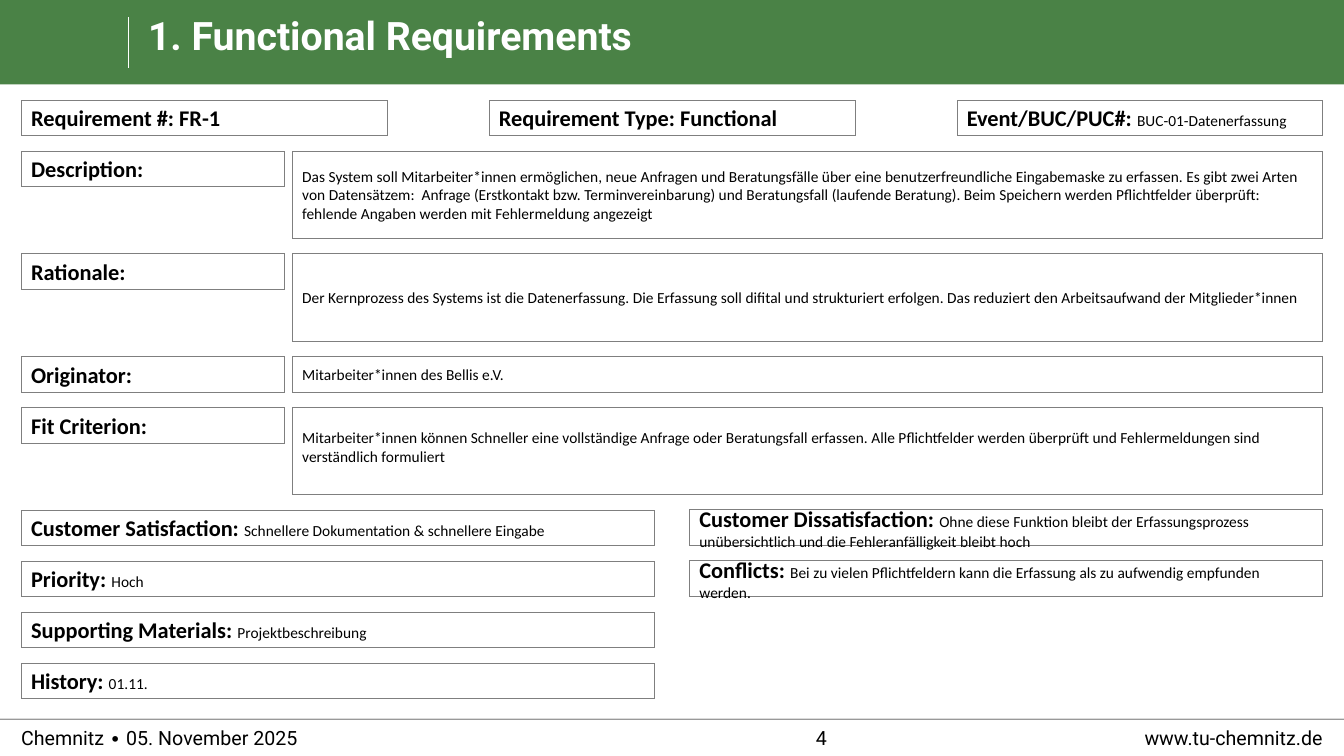
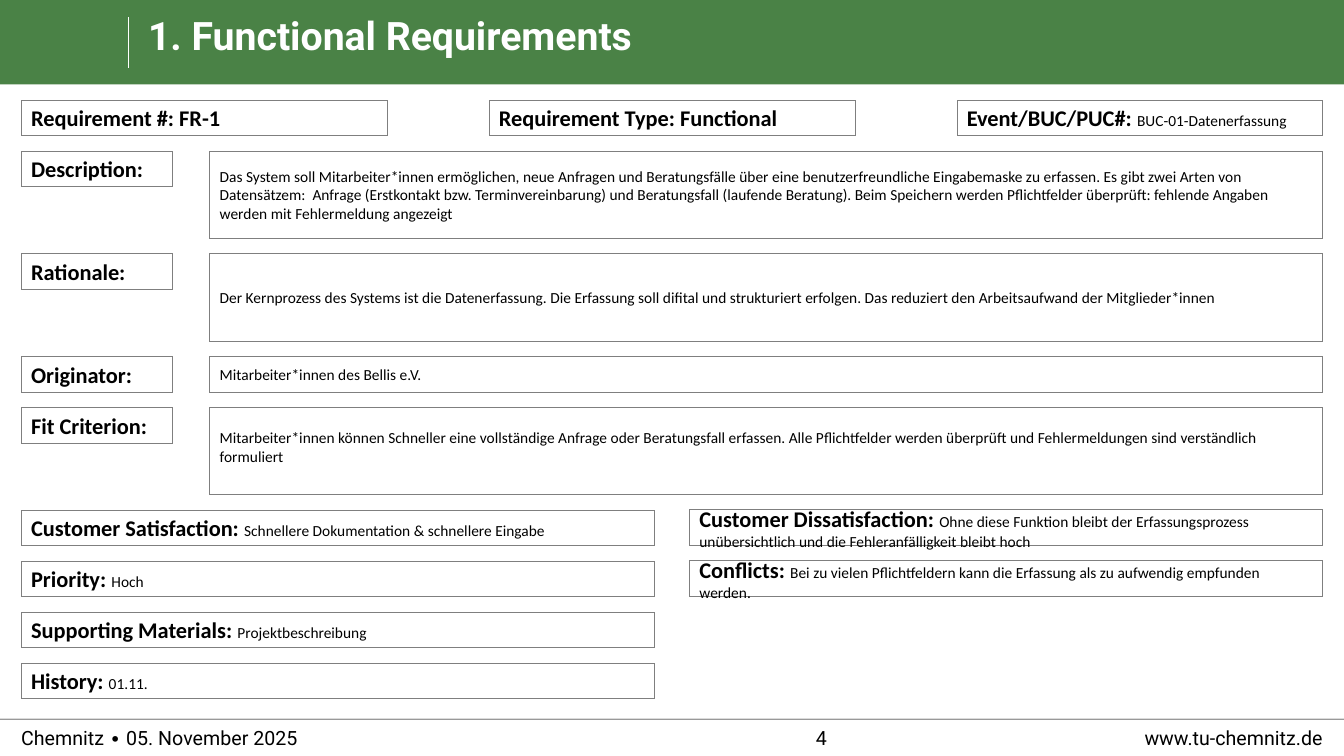
Before and after one commit to cojuwon/Praktikum-Softwareengineering-TU-Chemnitz, a slide deck: slide 4 of requirements/Snow_Cards.pptx. Drawn at 1344x756 pixels with LibreOffice and Linux fonts; fonts in the diff are those of the drawing; background and template pictures are left out. Boxes give left, top, right and bottom in pixels: in the first picture for what was removed or moved away, otherwise in the second. Text is boxed around its words. In the diff, an @@ line names an element or a change of style, - is before the commit and + after.

```diff
--- a/requirements/Snow_Cards.pptx
+++ b/requirements/Snow_Cards.pptx
@@ rectangle "Description:": place and size @@
-rectangle "Description:" at <box>21,151,285,187</box>
+rectangle "Description:" at <box>21,151,172,187</box>
@@ rectangle "Das System soll Mitarbeiter*innen ermöglichen, ...": place and size @@
-rectangle "Das System soll Mitarbeiter*innen ermöglichen, ..." at <box>292,151,1323,239</box>
+rectangle "Das System soll Mitarbeiter*innen ermöglichen, ..." at <box>210,151,1323,239</box>
@@ rectangle "Rationale:": place and size @@
-rectangle "Rationale:" at <box>21,254,285,289</box>
+rectangle "Rationale:" at <box>21,254,172,289</box>
@@ rectangle "Der Kernprozess des Systems ist ...": place and size @@
-rectangle "Der Kernprozess des Systems ist ..." at <box>292,254,1323,342</box>
+rectangle "Der Kernprozess des Systems ist ..." at <box>210,254,1323,342</box>
@@ rectangle "Originator:": place and size @@
-rectangle "Originator:" at <box>21,356,285,391</box>
+rectangle "Originator:" at <box>21,356,172,391</box>
@@ rectangle "Mitarbeiter*innen des Bellis e.V.": place and size @@
-rectangle "Mitarbeiter*innen des Bellis e.V." at <box>292,356,1323,391</box>
+rectangle "Mitarbeiter*innen des Bellis e.V." at <box>210,356,1323,391</box>
@@ rectangle "Fit Criterion:": place and size @@
-rectangle "Fit Criterion:" at <box>21,407,285,443</box>
+rectangle "Fit Criterion:" at <box>21,407,172,443</box>
@@ rectangle "Mitarbeiter*innen können Schneller eine vollständige ...": place and size @@
-rectangle "Mitarbeiter*innen können Schneller eine vollständige ..." at <box>292,407,1323,495</box>
+rectangle "Mitarbeiter*innen können Schneller eine vollständige ..." at <box>210,407,1323,495</box>
```
Also in this commit, not shown: 1 other slide changed, 1 slide added, 2 other files.
